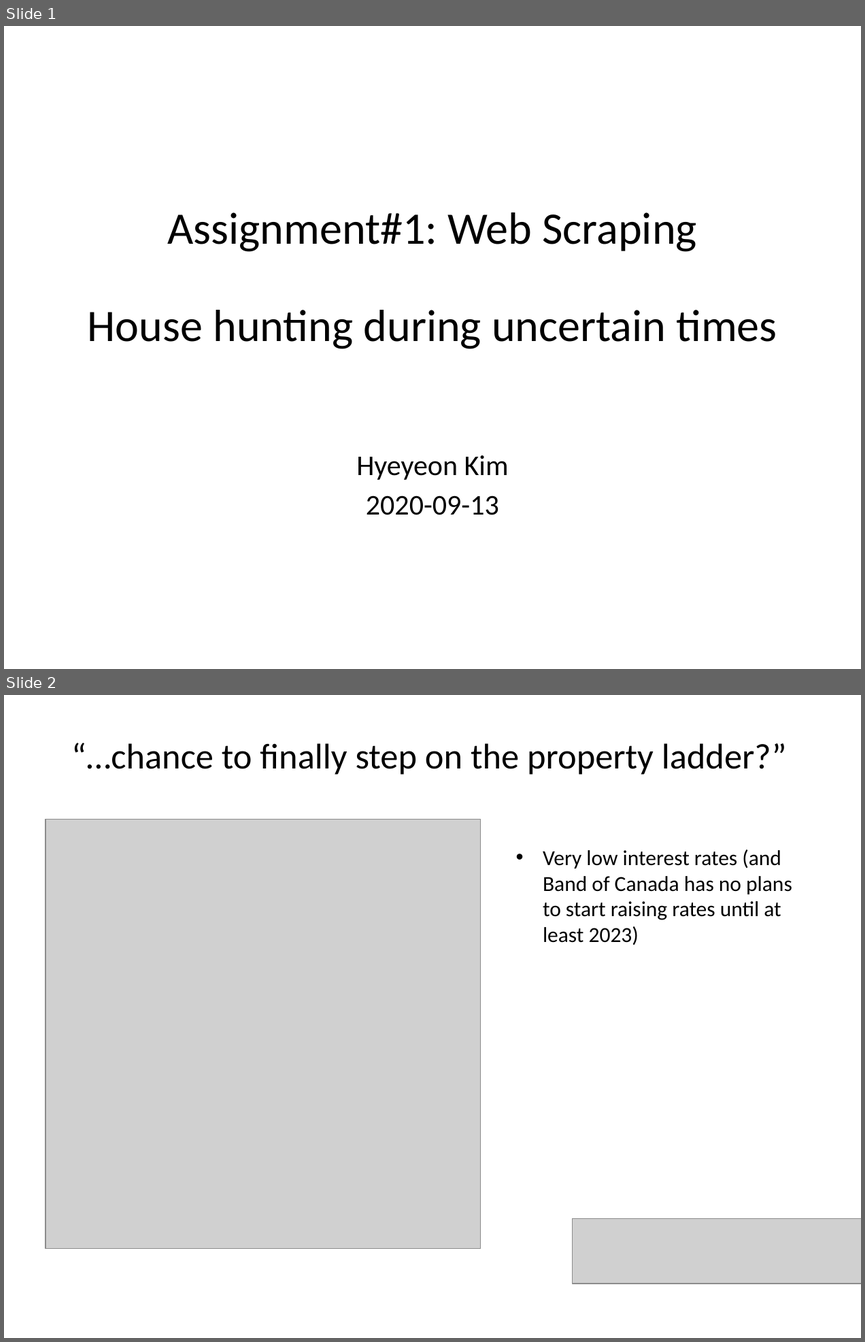
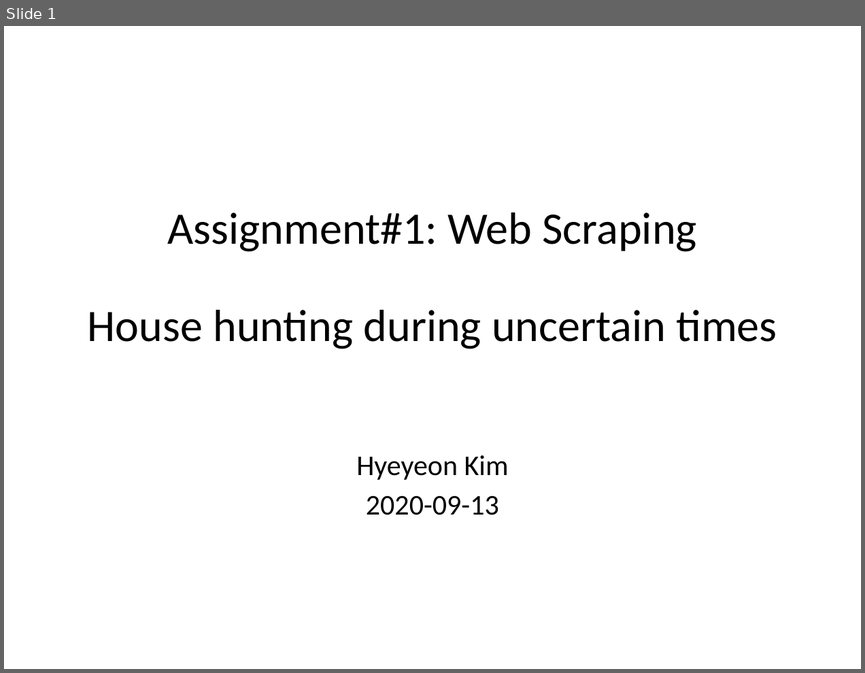
Before and after one commit to ffalohy/Toronto_listings_Part-I-Webscraping, a slide deck: Assignment#1.pptx. Shown one above the other, each under a label of ours: slides 1 and 2 before the commit, slide 1 after it. The pictures are 865x1342 and 865x673 pixels, drawn with LibreOffice and Linux fonts; fonts in the diff are those of the drawing; grey boxes stand for pictures. Boxes give left, top, right and bottom in pixels: in the first picture for what was removed or moved away, otherwise in the second. Text is boxed around its words. In the diff, an @@ line names an element or a change of style, - is before the commit and + after.

```diff
--- a/Assignment#1.pptx
+++ b/Assignment#1.pptx
@@ slide 2 removed at (4, 695, 861, 1338), background #FFFFFF @@
@@ title removed at (71, 743, 787, 775) @@
-“…chance to finally step on the property ladder?”
@@ picture removed at (45, 819, 481, 1248) @@
@@ text removed at (543, 849, 792, 945) @@
-• Very low interest rates (and Band of Canada has no plans to start raising rates until at least 2023)
@@ picture removed at (572, 1218, 861, 1283) @@
```
Also in this commit, not shown: 3 slides added, 1 other file.
